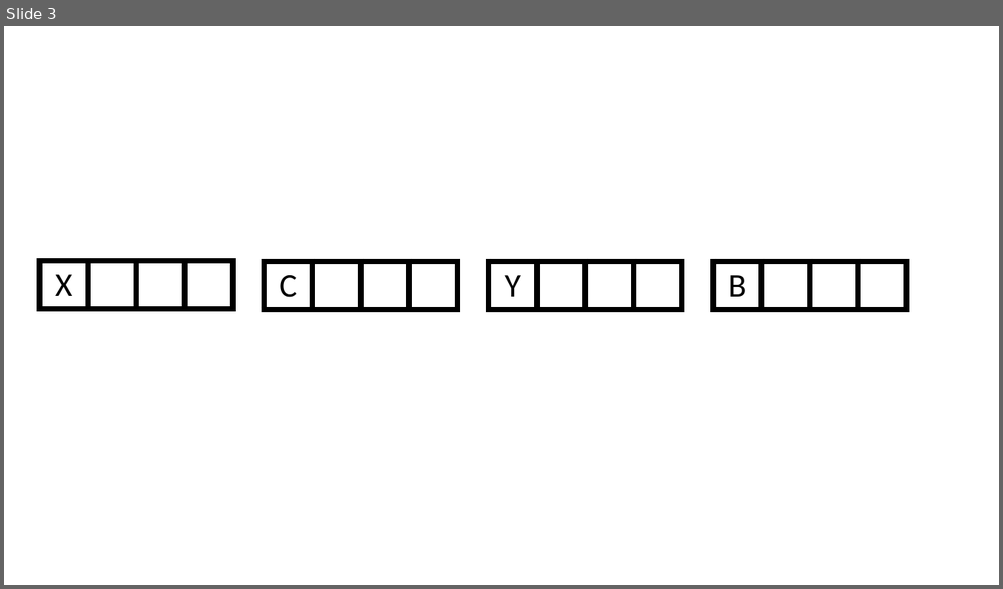
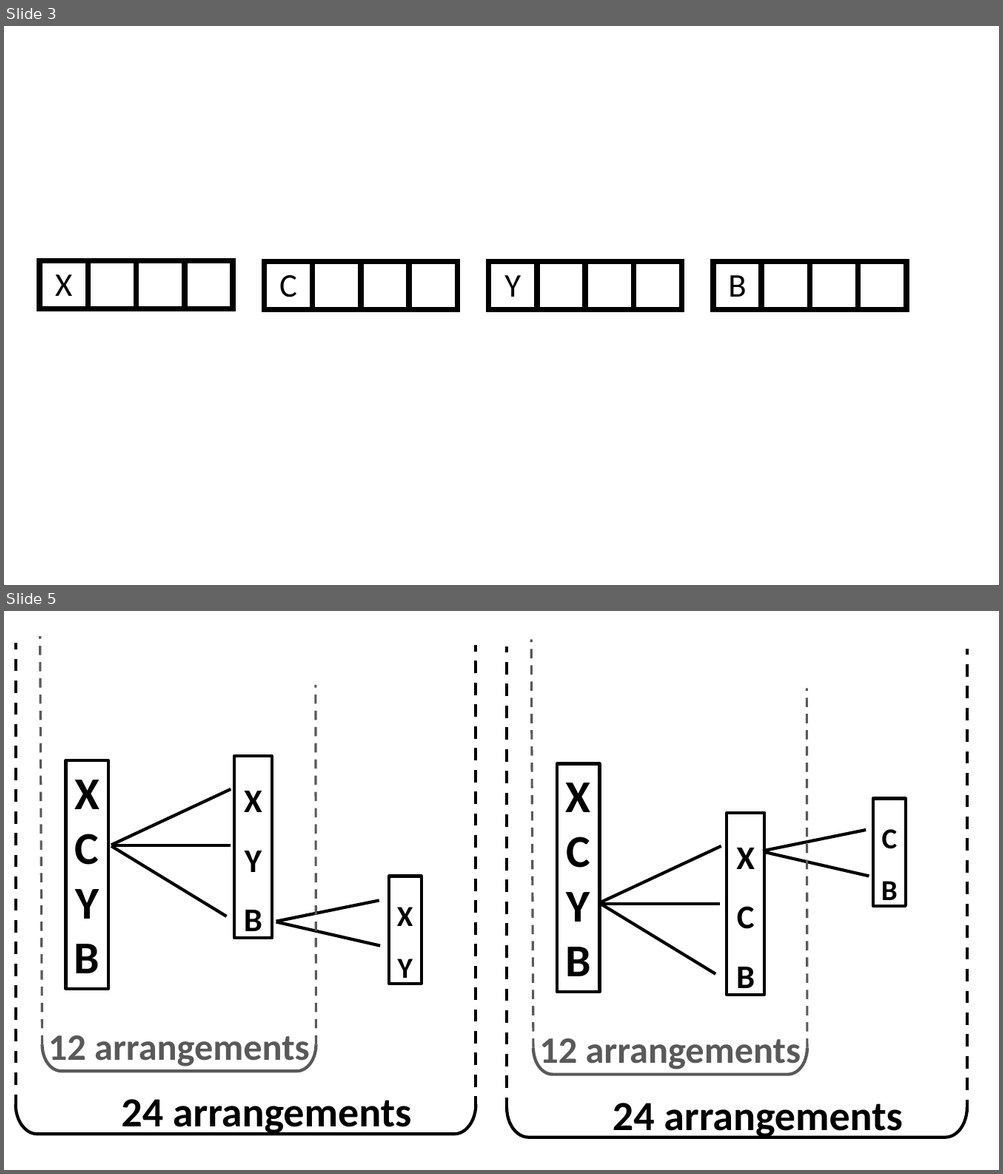
Before and after one commit to TheMysteriousHacker/TheMysteriousHacker.github.io, a slide deck: dismaths/binomial_theorem/binomial_theorem.pptx. Shown one above the other, each under a label of ours: slide 3 before the commit, slides 3 and 5 after it; the slides between them are not shown. The pictures are 1003x589 and 1003x1174 pixels, drawn with LibreOffice and Linux fonts; fonts in the diff are those of the drawing. Boxes give left, top, right and bottom in pixels: in the first picture for what was removed or moved away, otherwise in the second. Text is boxed around its words. In the diff, an @@ line names an element or a change of style, - is before the commit and + after.

```diff
--- a/dismaths/binomial_theorem/binomial_theorem.pptx
+++ b/dismaths/binomial_theorem/binomial_theorem.pptx
@@ slide 5 added at <box>4,611,999,1170</box>, background #FFFFFF @@
@@ line added from (16, 1107) to (16, 643), #000000 3 pt dashed @@
@@ line added from (42, 1045) to (40, 636), #595959 2.25 pt dashed @@
@@ line added from (475, 1110) to (475, 645), #000000 3 pt dashed @@
@@ line added from (507, 1111) to (507, 646), #000000 3 pt dashed @@
@@ line added from (533, 1048) to (532, 639), #595959 2.25 pt dashed @@
@@ line added from (967, 1113) to (967, 648), #000000 3 pt dashed @@
@@ line added from (316, 1045) to (316, 685), #595959 2.25 pt dashed @@
@@ line added from (807, 1048) to (807, 688), #595959 2.25 pt dashed @@
@@ rectangle added at <box>66,760,108,988</box>, outline #000000 3 pt, 44 pt, text #000000, bold @@
+X C Y B
@@ rectangle added at <box>235,757,273,939</box>, outline #000000 3 pt, 32 pt, text #000000, bold @@
+X
+Y B
@@ rectangle added at <box>557,764,600,992</box>, outline #000000 3 pt, 44 pt, text #000000, bold @@
+X C Y B
@@ line added from (111, 846) to (231, 789), #000000 3 pt @@
@@ rectangle added at <box>874,799,906,906</box>, outline #000000 3 pt, 28 pt, text #000000, bold @@
+C
+B
@@ rectangle added at <box>727,813,765,995</box>, outline #000000 3 pt, 32 pt, text #000000, bold @@
+X
+C B
@@ line added from (762, 851) to (866, 830), #000000 3 pt @@
@@ line added from (111, 846) to (226, 917), #000000 3 pt @@
@@ line added from (111, 846) to (230, 846), #000000 3 pt @@
@@ line added from (602, 902) to (721, 846), #000000 3 pt @@
@@ line added from (765, 853) to (869, 877), #000000 3 pt @@
@@ rectangle added at <box>389,877,422,984</box>, outline #000000 3 pt, 28 pt, text #000000, bold @@
+X
+Y
@@ line added from (276, 921) to (379, 900), #000000 3 pt @@
@@ line added from (600, 904) to (716, 974), #000000 3 pt @@
@@ line added from (600, 904) to (720, 904), #000000 3 pt @@
@@ line added from (276, 922) to (380, 946), #000000 3 pt @@
@@ right bracket added at <box>42,1045,316,1072</box>, outline #595959 3 pt @@
@@ text added at <box>48,1036,310,1068</box>, 36 pt, text #595959, bold @@
+12 arrangements
@@ right bracket added at <box>533,1048,807,1075</box>, outline #595959 3 pt @@
@@ text added at <box>539,1039,801,1072</box>, 36 pt, text #595959, bold @@
+12 arrangements
@@ right bracket added at <box>16,1105,476,1134</box>, outline #000000 3 pt @@
@@ text added at <box>121,1099,412,1136</box>, 40 pt, text #000000, bold @@
+24 arrangements
@@ right bracket added at <box>506,1108,967,1138</box>, outline #000000 3 pt @@
@@ text added at <box>612,1103,902,1139</box>, 40 pt, text #000000, bold @@
+24 arrangements
```
Also in this commit, not shown: 1 slide changed, 5 other files.
